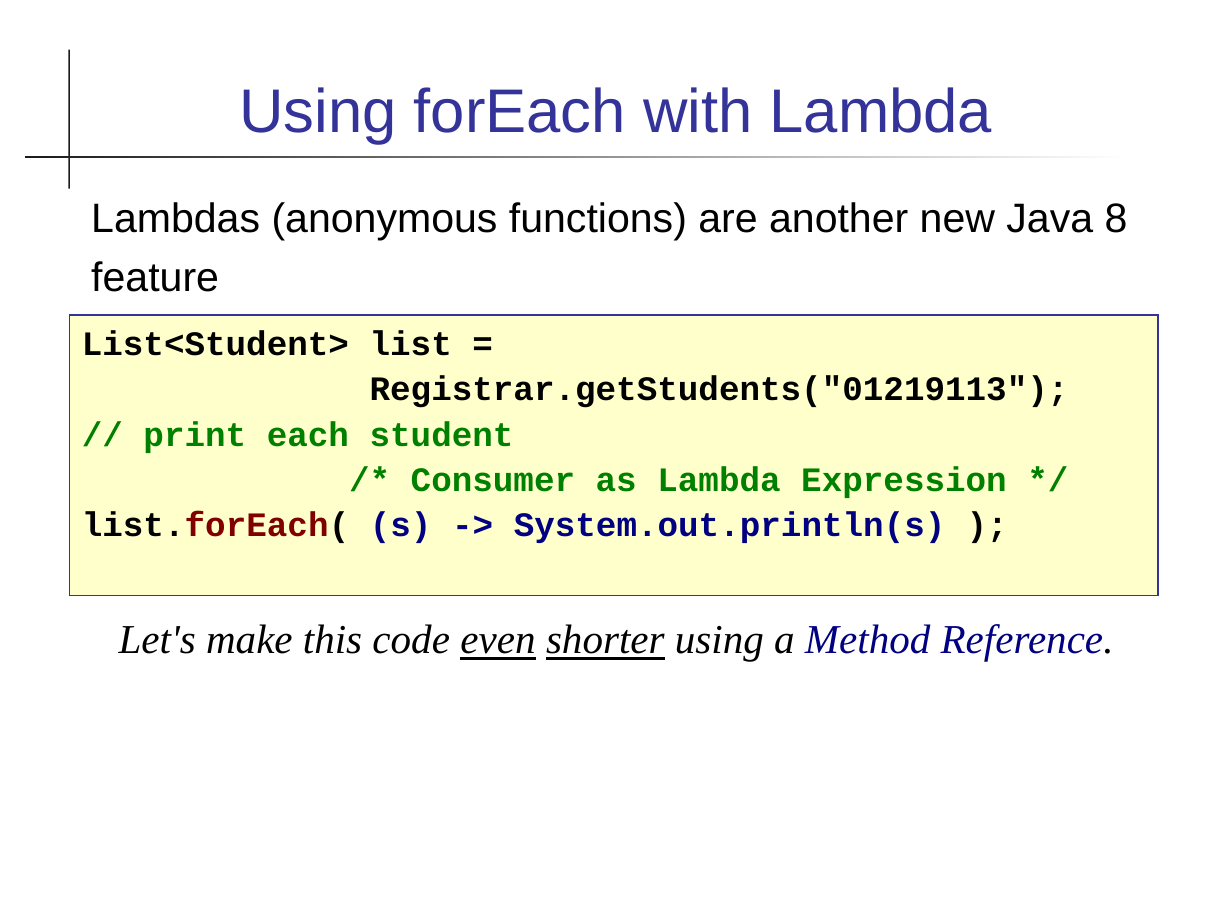
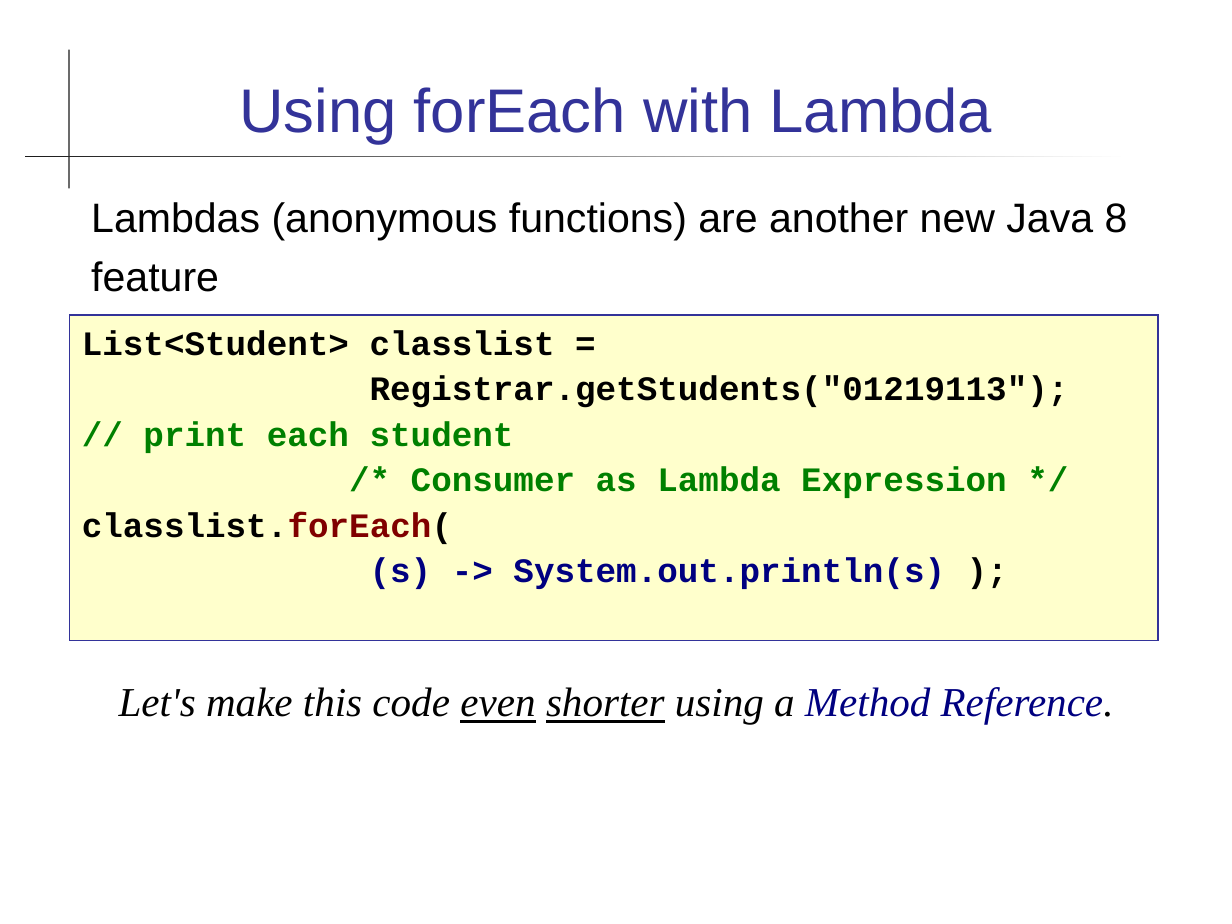
Before and after one commit to skeoop/skeoop.github.io, a slide deck: slide 9 of java8/Java-8-Features.ppt. Drawn at 1232x924 pixels with LibreOffice and Linux fonts; fonts in the diff are those of the drawing. Boxes give left, top, right and bottom in pixels: in the first picture for what was removed or moved away, otherwise in the second. Text is boxed around its words. In the diff, an @@ line names an element or a change of style, - is before the commit and + after.

```diff
--- a/java8/Java-8-Features.ppt
+++ b/java8/Java-8-Features.ppt
@@ rectangle "List<Student> classlist =" resized from (x1=70, y1=315, x2=1158, y2=596) to (x1=70, y1=315, x2=1158, y2=641) @@
@@ text in rectangle at (x1=82, y1=330, x2=555, y2=356): text changed @@
-List<Student> list =
+List<Student> classlist =
@@ text in rectangle at (x1=82, y1=512, x2=945, y2=589): text changed @@
-list.forEach( (s) -> System.out.println(s) );
+classlist.forEach(
+(s) -> System.out.println(s) );
@@ text "Let's make this code even ..." moved from (x1=119, y1=624, x2=1114, y2=661) to (x1=119, y1=687, x2=1114, y2=724) @@
```
Also in this commit, not shown: 8 other slides changed, 10 other files.
